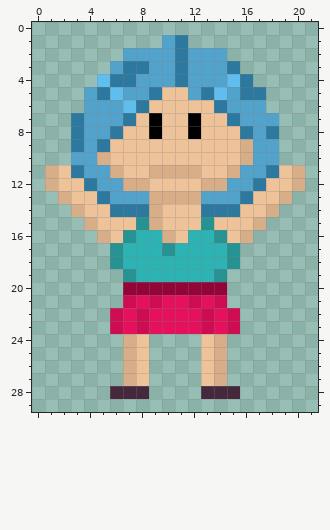
Two versions of one pixel-art sprite, assets/Sprites/enemy_b1.png. Above: the version before the commit.
The file is 32x32 pixels. The old version is drawn lined up with the new one, on the new canvas.
Once edited:
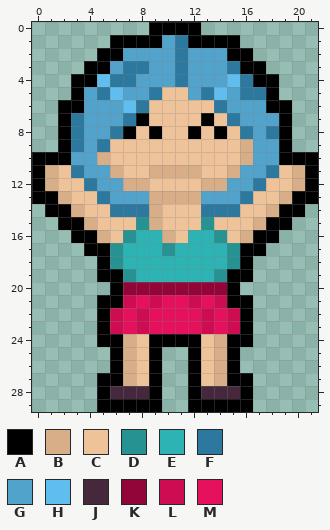
Palette (. is transparent): A #000000  B #d7ae87  C #eec39a  D #279292  E #2db3b3  F #2c789f  G #52a3cc  H #5fbeee  J #45283c  K #920538  L #cd0c52  M #e5115d
Changes in this commit:
canvas 32x32 -> 22x30, the old top-left corner now at -5,-2 (the part of the old canvas that was cut away was empty and is not shown)
@@ x 0..21 @@
- 0 ......................
- 1 ..........GF..........
- 2 .......GGGGFGGG.......
- 3 ......GFFGGFGGGF......
- 4 .....HFFGGGFGGGHF.....
- 5 ....GFHGGFCCGFHGFF....
- 6 ....GGGHFCCCCCFGGG....
- 7 ...FGGGFCACCACCFGGG...
- 8 ...FGGFCCACCACCCFGF...
- 9 ...FGFCCCCCCCCCCBGG...
-10 ...GGBCCCCCCCCCCBGG...
-11 .BCFGGBCCBBBBCCBGGFCB.
-12 .BCCFGGBBCCCCBBGGFCCB.
-13 ..BCCFGGGBBBBGGGFCCB..
-14 ...BCCFFFBCCCFFFCCB...
-15 ....BCCCDBCCCDCCCB....
-16 .....BCDEEBCEEDCB.....
-17 ......DEEEDEEEED......
-18 ......DEEEEEEEED......
-19 .......DEEEEEED.......
-20 .......KKKKKKKK.......
-21 .......LMLMMLML.......
-22 ......LMLMMMMLML......
-23 ......LMLMMMMLML......
-24 .......BC....CB.......
-25 .......BC....CB.......
-26 .......BC....CB.......
-27 .......BC....CB.......
-28 ......JJJ....JJJ......
-29 ......................
+ 0 .........AAAA.........
+ 1 ......AAAAGFAAAA......
+ 2 .....AAGGGGFGGGAA.....
+ 3 ....AAGFFGGFGGGFAA....
+ 4 ...AAHFFGGGFGGGHFAA...
+ 5 ...AGFHGGFCCGFHGFFA...
+ 6 ..AAGGGHFCCCCCFGGGAA..
+ 7 ..AFGGGFACCCCACFGGGA..
+ 8 ..AFGGFACACCACACFGFA..
+ 9 ..AFGFCCCCCCCCCCBGGA..
+10 AAAGGBCCCCCCCCCCBGGAAA
+11 ABCFGGBCCBBBBCCBGGFCBA
+12 ABCCFGGBBCCCCBBGGFCCBA
+13 AABCCFGGGBBBBGGGFCCBAA
+14 .AABCCFFFBCCCFFFCCBAA.
+15 ..AABCCCDBCCCDCCCBAA..
+16 ...AABCDEEBCEEDCBAA...
+17 ....AADEEEDEEEEDAA....
+18 .....ADEEEEEEEEDA.....
+19 .....AADEEEEEEDAA.....
+20 ......AKKKKKKKKA......
+21 .....AALMLMMLMLAA.....
+22 .....ALMLMMMMLMLA.....
+23 .....ALMLMMMMLMLA.....
+24 .....AABCAAAACBAA.....
+25 ......ABCA..ACBA......
+26 ......ABCA..ACBA......
+27 .....AABCA..ACBAA.....
+28 .....AJJJA..AJJJA.....
+29 .....AAAAA..AAAAA.....
Changed places in both pictures, as pixel boxes (x1, y1, x2, y2):
changed: (32, 22, 318, 412)
